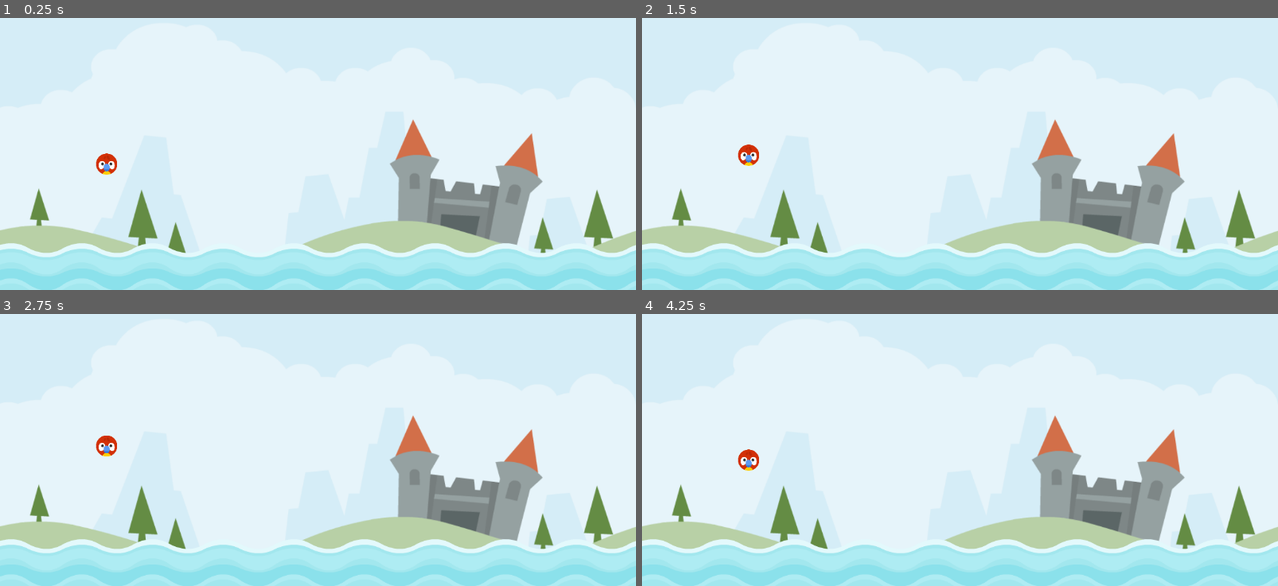
Above: before the commit, frames 1-4 (two rows, left to right).
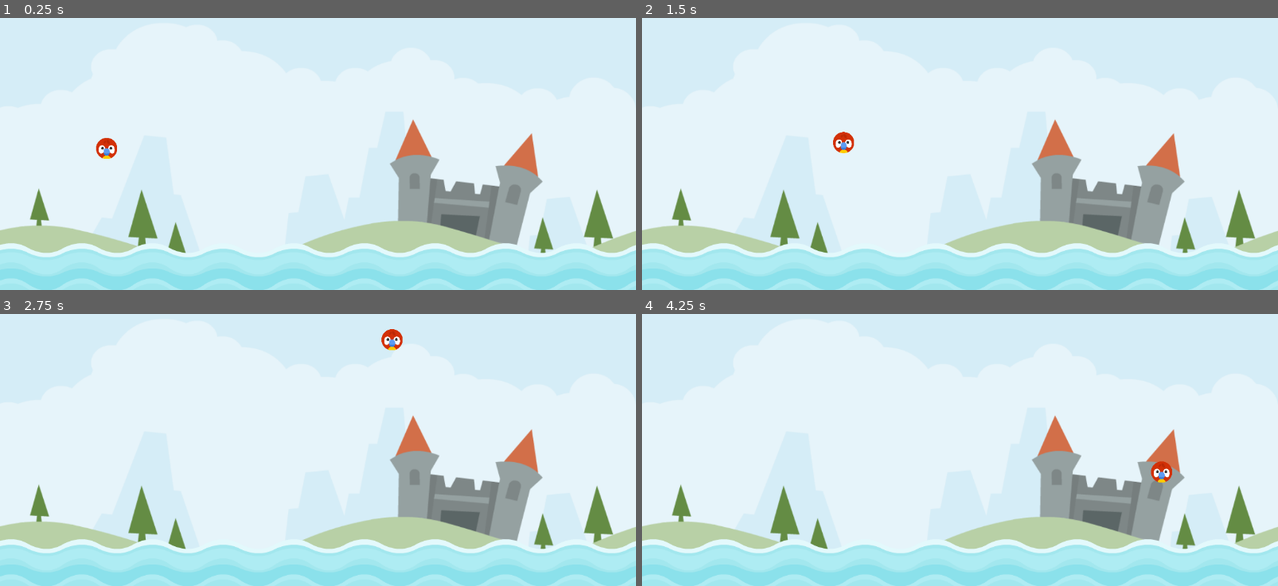
Above: after the commit, the same moments.

Repository: Danielle-Luz/Angry-animals-game
Game: Godot game, scene res://scenes/level/level.tscn
Same seed, same stepped clock (60 frames per second), same inputs: the game is played once before the commit and once after it.
Inputs (mouse positions are in pixels of both pictures, inside the frame that each line leads up to):
- Up to frame 1 (0.25 s): no input
- Up to frame 2 (1.5 s): move the mouse to (1099, 94) at 0.52 s; press the mouse at (1099, 94) at 0.53 s; move the mouse to (832, 129) at 1.27 s; release the mouse at (832, 129) at 1.28 s; click (832, 129) at 1.35 s
- Up to frame 3 (2.75 s): move the mouse to (381, 327) at 2.02 s; press the mouse at (381, 327) at 2.03 s
- Up to frame 4 (4.25 s): move the mouse to (928, 479) at 2.77 s; release the mouse at (928, 479) at 2.78 s; click (928, 479) at 2.85 s; move the mouse to (1150, 460) at 3.52 s; press the mouse at (1150, 460) at 3.53 s

The runs differ from the first frame. In frame 1, 0.4% of the frame differs, in the area x 15-19%, y 43-58%; in frame 2, 0.4%; in frame 3, 0.4%, in the area x 15-64%, y 5-53%; in frame 4, 0.4%.

Commit message:
feat: added drag animal functionality

Diff:
--- a/project.godot
+++ b/project.godot
@@ -19,6 +19,14 @@
 
 SignalsAutoload="*res://autoload/SignalsAutoload.gd"
 
+[input]
+
+drag={
+"deadzone": 0.5,
+"events": [Object(InputEventMouseButton,"resource_local_to_scene":false,"resource_name":"","device":-1,"window_id":0,"alt_pressed":false,"shift_pressed":false,"ctrl_pressed":false,"meta_pressed":false,"button_mask":1,"position":Vector2(315, 15),"global_position":Vector2(324, 61),"factor":1.0,"button_index":1,"canceled":false,"pressed":true,"double_click":false,"script":null)
+]
+}
+
 [rendering]
 
 renderer/rendering_method="mobile"
--- a/scenes/animal/animal.gd
+++ b/scenes/animal/animal.gd
@@ -3,7 +3,14 @@
 class_name Animal
 
 func _physics_process(delta: float) -> void:
-	pass
+	if Input.is_action_pressed("drag"):
+		set_animal_position_by_mouse()
+	elif Input.is_action_just_released("drag"):
+		self.freeze = false
+
+func set_animal_position_by_mouse() -> void:
+	self.freeze = true
+	self.position = get_global_mouse_position()
 
 func die() -> void:
-	queue_free()
+	self.queue_free()
--- a/scenes/animal/animal.tscn
+++ b/scenes/animal/animal.tscn
@@ -7,6 +7,8 @@
 radius = 64.0078
 
 [node name="Animal" type="RigidBody2D"]
+input_pickable = true
+freeze = true
 script = ExtResource("1_imi4l")
 
 [node name="Sprite2D" type="Sprite2D" parent="."]
--- a/scenes/level/level.gd
+++ b/scenes/level/level.gd
@@ -10,9 +10,5 @@
 
 func create_animal_on_start_position() -> void:
 	var animal: Animal = _ANIMAL_SCENE.instantiate()
-
-	animal.freeze = true
 	animal.position = _animal_start_marker.position
-	animal.freeze = false
-
 	add_child(animal)
